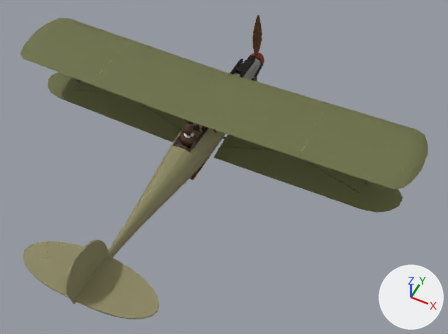
The glTF model public/models/albatros_diii.glb as it was, and as the next commit left it.
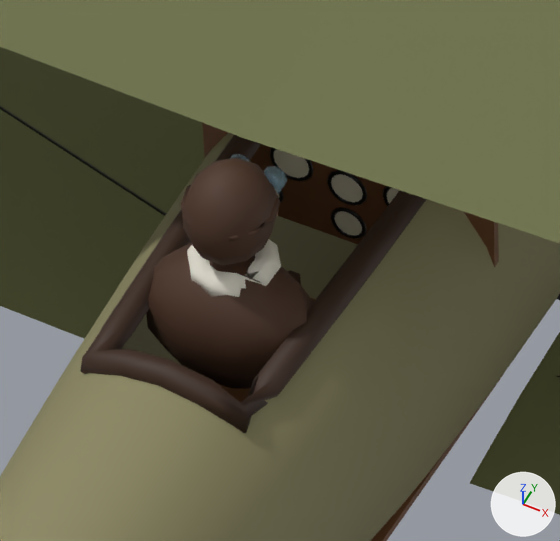
Each version appears first whole from a camera (50 mm lens) standing at (4.66, -8.87, 9.53) and looking at (0.8, -1.14, -0.13), and next in a close-up on the part from 37% to 50% of the width and 32% to 49% of the height. Arrows for +X, +Y and +Z are at lower right; the lights stay in place. The last two pictures show the newer version. Where no turn or scale is listed for an object, it has been applied to the vertices. Vertices at exactly the same position are counted once.

The older version as bpy lines, for what is in view:
```python
ob_coaming = bpy.data.objects.new('Coaming', me_coaming)
ob_coaming.location = (0.0, 0.0, 0.0)
ob_cockpitinterior = bpy.data.objects.new('CockpitInterior', me_cockpitinterior)
ob_cockpitinterior.location = (0.0, 0.0, 0.0)
ob_gauge_alt = bpy.data.objects.new('Gauge_Alt', me_gauge_alt)
ob_gauge_alt.location = (0.0, -0.658, 0.267)
ob_gauge_compass = bpy.data.objects.new('Gauge_Compass', me_gauge_compass)
ob_gauge_compass.location = (0.0, -0.658, 0.157)
ob_pilot_figure = bpy.data.objects.new('Pilot_Figure', me_pilot_figure)
ob_pilot_figure.location = (0.0, 0.0, 0.0)
# also in view: 'Gauge_RPM' at (-0.14, -0.66, 0.29); 'Wing_Upper_R' at (2.26, -0.25, 0.92); 'Wing_Lower_R' at (2.36, -0.3, -0.31); 'Fuselage' at (0.0, -1.36, 0.0); 'Wing_Lower_L' at (-2.36, -0.3, -0.31)
```
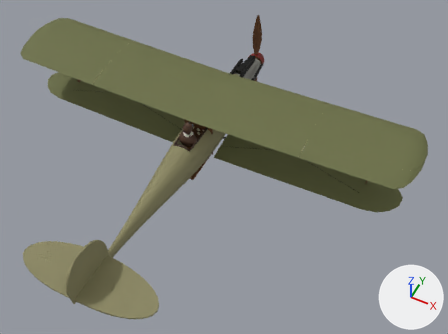
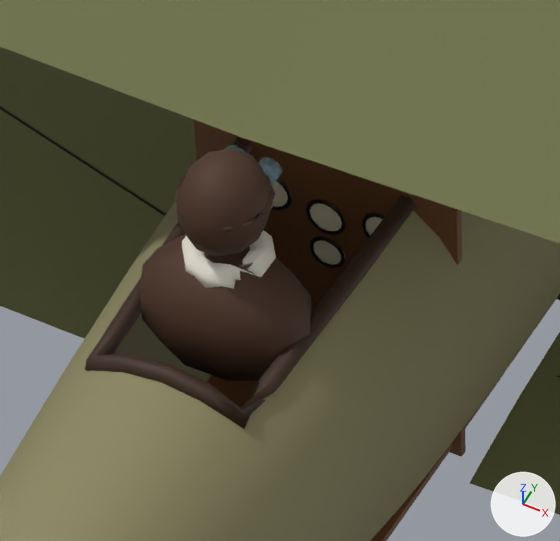
Boxes (x1, y1, x2, y2) around the edits, measured in the close-ups (560 x 541 px; the box of a moved part takes in the faces that stretch with it):
```json
{"object": "Pilot_Figure", "change": "moved", "before": [146, 154, 314, 389], "after": [140, 145, 312, 381]}
{"object": "Coaming", "change": "reshaped", "before": [80, 135, 427, 433], "after": [85, 137, 416, 429]}
{"object": "CockpitInterior", "change": "reshaped", "before": [202, 123, 503, 541], "after": [194, 120, 503, 541]}
{"object": "Gauge_Compass", "change": "moved", "before": [334, 211, 362, 235], "after": [313, 240, 341, 265]}
{"part": 1, "of": "me_cockpitinterior", "change": "moved or reshaped", "before": [202, 123, 499, 267], "after": [194, 120, 466, 457]}
```

Edits to the scene script, one JSON object a line:
```json
{"block": "me_cockpitinterior", "where": "# used by ob_cockpitinterior; location = (0.0, 0.0, 0.0)"}
{"op": "remove", "block": "me_cockpitinterior", "code": "me_cockpitinterior.from_pydata(...)  # 62 vertices, 96 faces; spans x -0.367..0.367, y -1.595..-0.495, z -0.341..0.417"}
{"op": "add", "block": "me_cockpitinterior", "code": "me_cockpitinterior.from_pydata(...)  # 62 vertices, 96 faces; spans x -0.328..0.328, y -1.595..-0.495, z -0.36..0.424"}
{"block": "me_cockpitinterior", "change": "me_cockpitinterior part 1: the loose piece of 8 vertices spanning x -0.367..0.367, y -0.655..-0.635, z 0.097..0.417 is scaled about its middle by (0.893, 1, 2.45), then moved by (0.0, -0.1, -0.225)"}
{"block": "me_coaming", "where": "# used by ob_coaming; location = (0.0, 0.0, 0.0)"}
{"op": "remove", "block": "me_coaming", "code": "me_coaming.from_pydata(...)  # 96 vertices, 192 faces; spans x -0.239..0.239, y -1.5..-0.63, z 0.335..0.486"}
{"op": "add", "block": "me_coaming", "code": "me_coaming.from_pydata(...)  # 96 vertices, 192 faces; spans x -0.229..0.229, y -1.489..-0.641, z 0.346..0.477"}
{"block": "me_coaming", "change": "me_coaming part 2: 96 of 96 vertices moved; they spanned x -0.239..0.239, y -1.5..-0.63, z 0.335..0.486 and now span x -0.229..0.229, y -1.489..-0.641, z 0.346..0.477; mean shift (0.0, 0.0, 0.0)"}
{"block": "me_pilot_figure", "where": "# used by ob_pilot_figure; location = (0.0, 0.0, 0.0)"}
{"op": "remove", "block": "me_pilot_figure", "code": "me_pilot_figure.from_pydata(...)  # 304 vertices, 588 faces; spans x -0.205..0.205, y -1.315..-1.035, z 0.174..0.764"}
{"op": "add", "block": "me_pilot_figure", "code": "me_pilot_figure.from_pydata(...)  # 304 vertices, 588 faces; spans x -0.205..0.205, y -1.335..-1.055, z 0.218..0.808"}
{"block": "me_pilot_figure", "change": "me_pilot_figure part 3: the whole mesh is moved by (0.0, -0.02, 0.044)"}
{"op": "set", "path": "ob_gauge_compass.location", "old": "(0.0, -0.658, 0.157)", "new": "(0.0, -0.758, 0.154)"}
```
